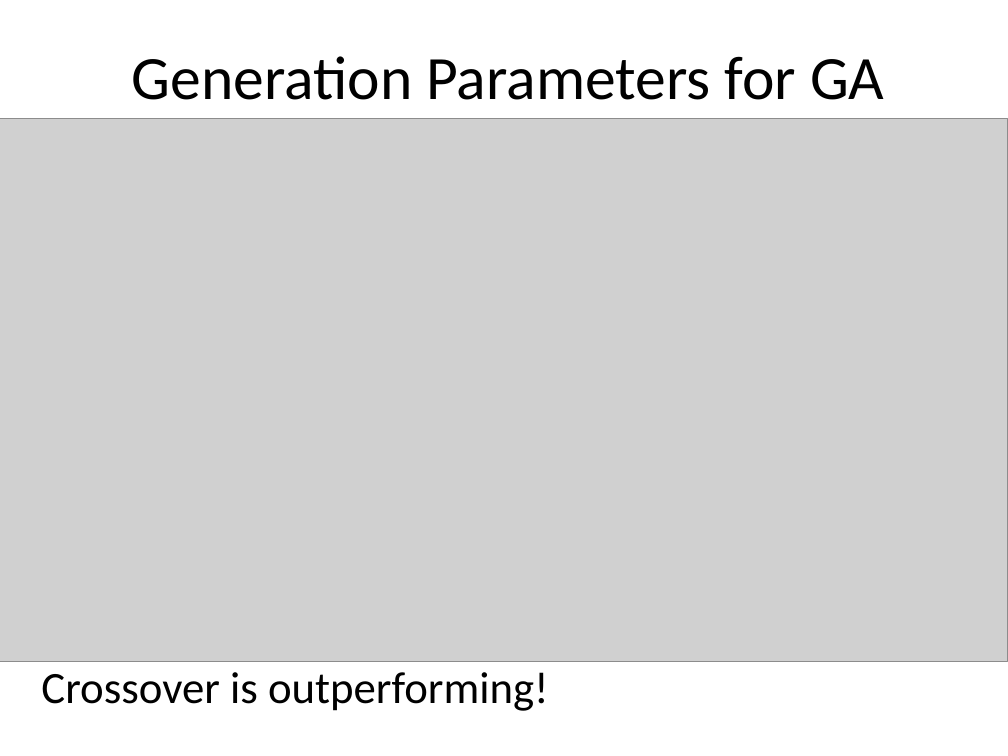
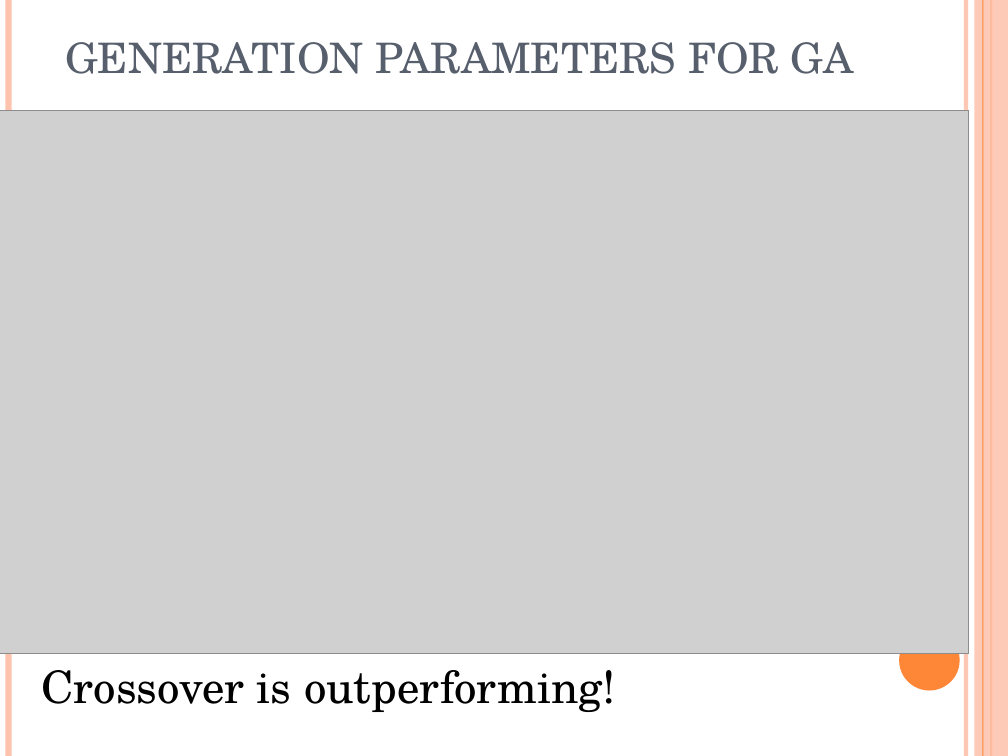
Before and after one commit to putrakoreng/csc384-genetic-algorithms-project, a slide deck: slide 5 of GA_TestBench/Data Files/presentation.ppt. Drawn at 1008x756 pixels with LibreOffice and Linux fonts; fonts in the diff are those of the drawing; grey boxes stand for pictures. Boxes give left, top, right and bottom in pixels: in the first picture for what was removed or moved away, otherwise in the second. Text is boxed around its words. In the diff, an @@ line names an element or a change of style, - is before the commit and + after.

```diff
--- a/GA_TestBench/Data Files/presentation.ppt
+++ b/GA_TestBench/Data Files/presentation.ppt
@@ line added from (8, 0) to (8, 756), #FEC3AE 4.51 pt @@
@@ title "GENERATION PARAMETERS FOR GA" at [65,42,854,74]: vertical alignment middle to bottom @@
@@ line added from (966, 0) to (966, 756), #FEC3AE 3 pt @@
@@ rectangle added at [975,0,1008,756], fill #FEC3AE at 87% opacity @@
@@ line added from (983, 0) to (983, 756), #FE8637 0.74 pt @@
@@ line added from (991, 0) to (991, 756), #FE8637 1.5 pt @@
@@ title at [65,42,854,74]: text changed; size 44 to 30 pt; font Calibri to TeX Gyre Schola; text colour #000000 to #575F6D @@
-Generation Parameters for GA
+GENERATION PARAMETERS FOR GA
@@ picture: place and size @@
-picture at [0,118,1008,661]
+picture at [0,110,969,653]
@@ text "Crossover is outperforming!" at [41,670,616,712]: font Calibri to TeX Gyre Schola @@
@@ ellipse added at [899,630,960,690], fill #FE8637 @@
```
Also in this commit, not shown: 11 other slides changed.
